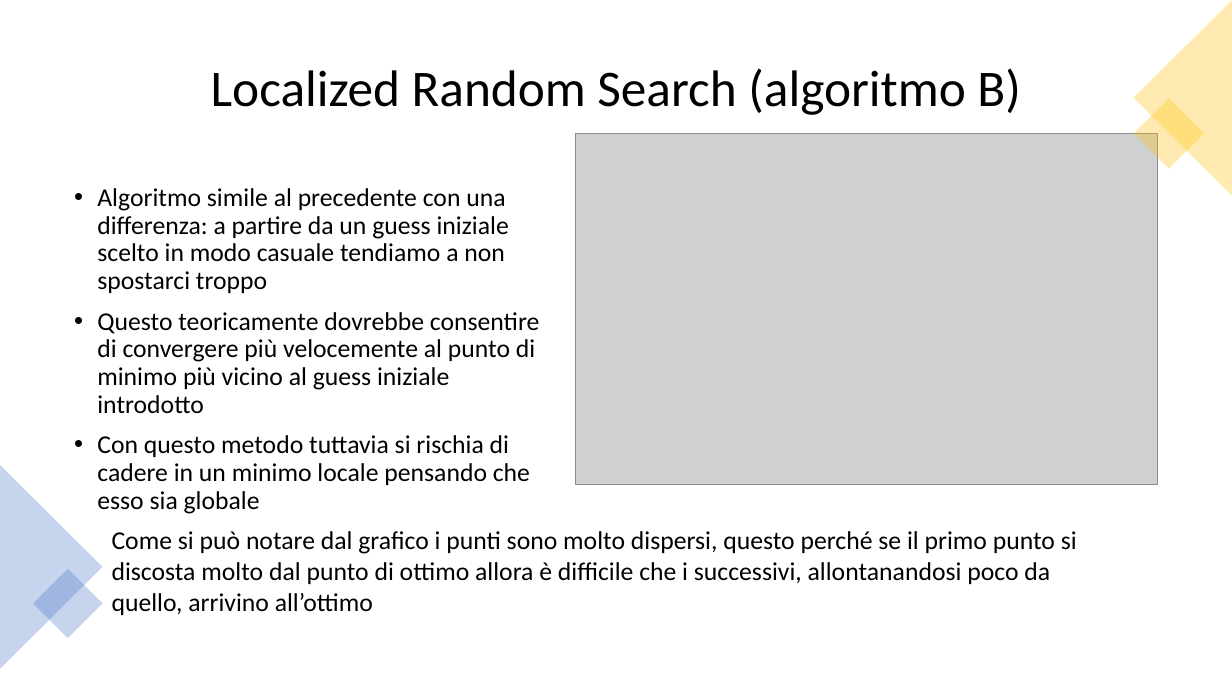
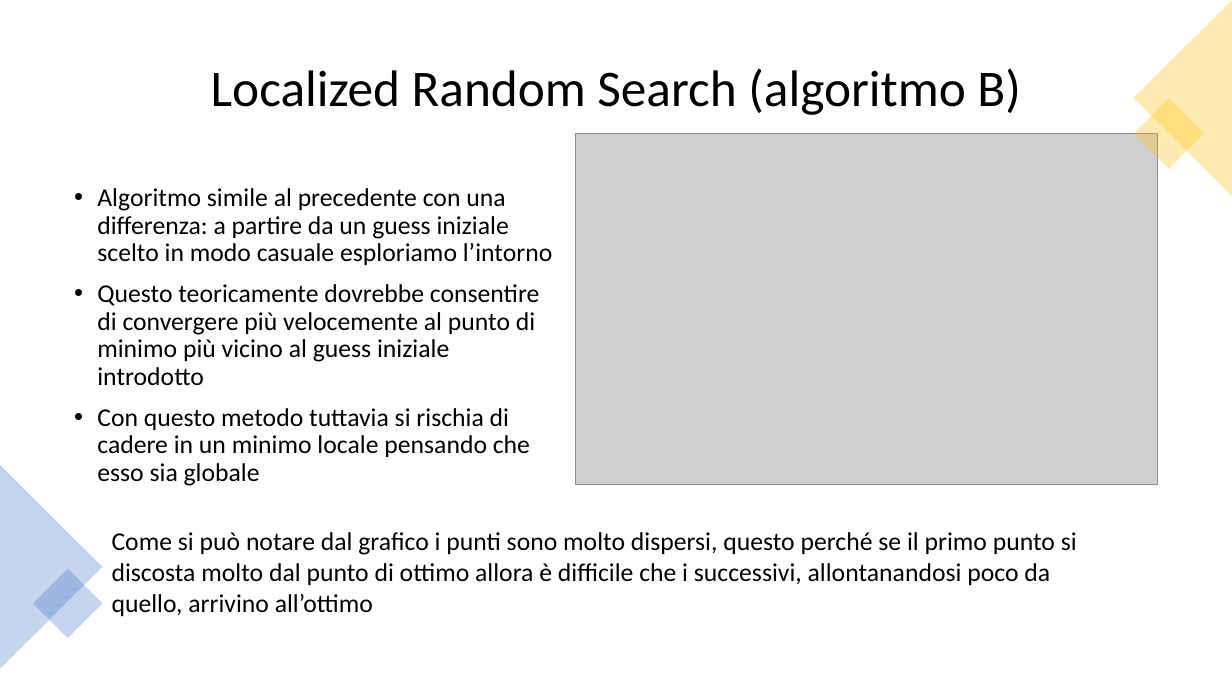
Before and after one commit to af20/mds_decision_making, a slide deck: slide 8 of R/Decision Making slides.pptx. Drawn at 1232x693 pixels with LibreOffice and Linux fonts; fonts in the diff are those of the drawing; grey boxes stand for pictures. Boxes give left, top, right and bottom in pixels: in the first picture for what was removed or moved away, otherwise in the second. Text is boxed around its words. In the diff, an @@ line names an element or a change of style, - is before the commit and + after.

```diff
--- a/R/Decision Making slides.pptx
+++ b/R/Decision Making slides.pptx
@@ text at [97,188,552,265]: text changed @@
-• Algoritmo simile al precedente con una differenza: a partire da un guess iniziale scelto in modo casuale tendiamo a non spostarci troppo
+• Algoritmo simile al precedente con una differenza: a partire da un guess iniziale scelto in modo casuale esploriamo l’intorno
```
Also in this commit, not shown: 4 other slides changed.
